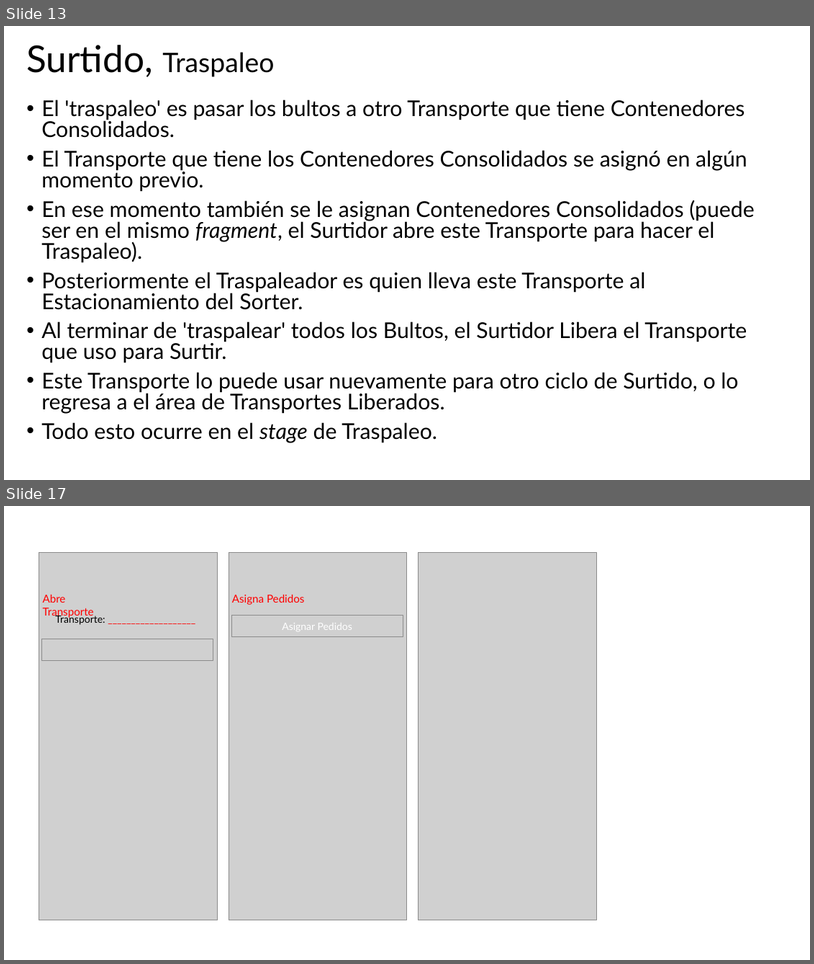
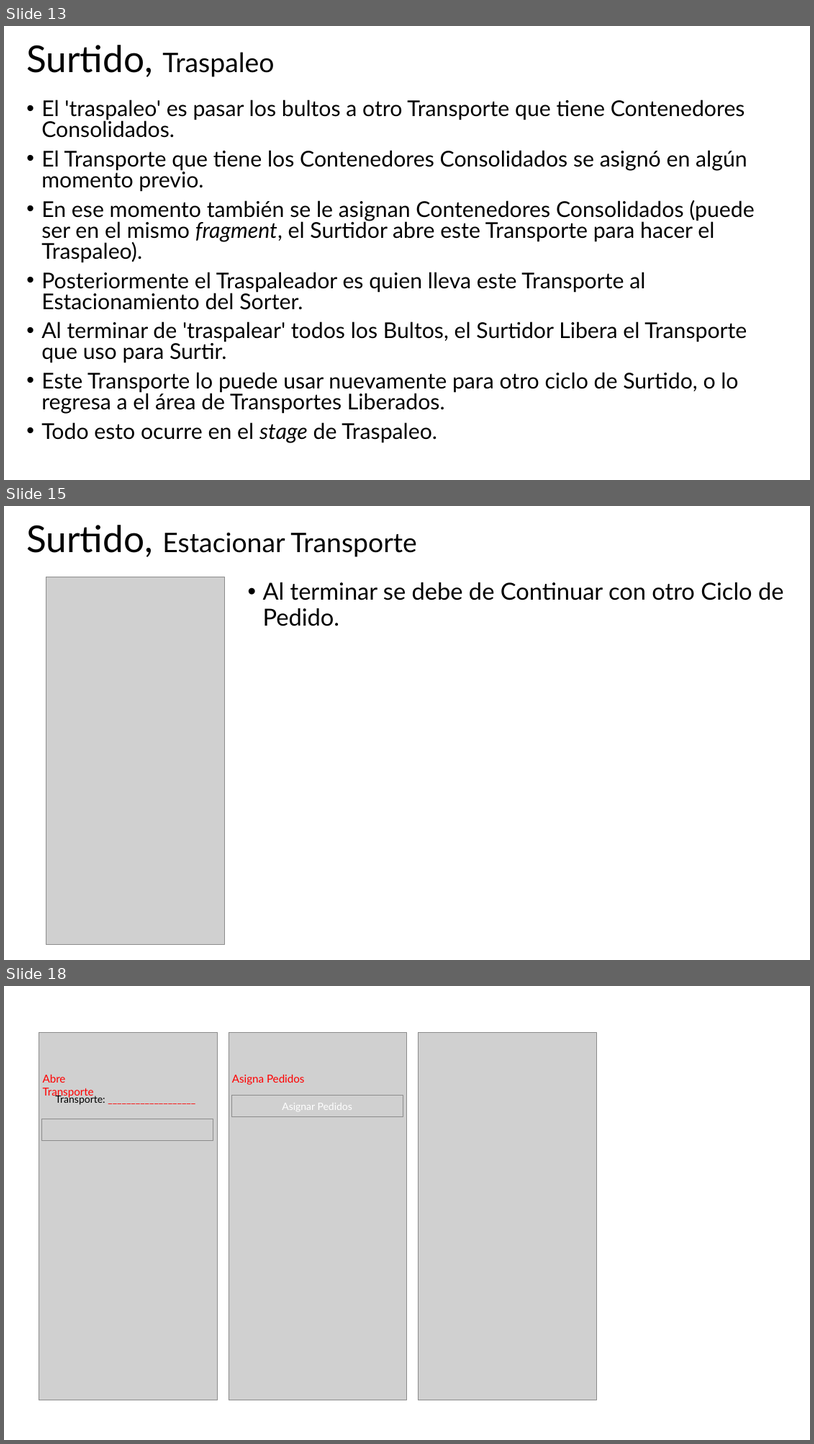
Before and after one commit to JoelBecerraM/FANASA-docs, a slide deck: atCloud - Diseño - Interfaz de Usuario - Surtido.pptx. Shown one above the other, each under a label of ours: slides 13 and 17 before the commit, slides 13, 15 and 18 after it; the slides between them are not shown. The pictures are 814x964 and 814x1444 pixels, drawn with LibreOffice and Linux fonts; fonts in the diff are those of the drawing; grey boxes stand for pictures. Boxes give left, top, right and bottom in pixels: in the first picture for what was removed or moved away, otherwise in the second. Text is boxed around its words. In the diff, an @@ line names an element or a change of style, - is before the commit and + after.

```diff
--- a/atCloud - Diseño - Interfaz de Usuario - Surtido.pptx
+++ b/atCloud - Diseño - Interfaz de Usuario - Surtido.pptx
@@ slide 15 added at (4, 506, 810, 960), background #FFFFFF @@
@@ title added at (26, 525, 417, 557), 32 pt, text #000000 @@
+Surtido, Estacionar Transporte
@@ picture added at (46, 577, 224, 944) @@
@@ text added at (263, 582, 784, 626), 28 pt, text #000000 @@
+• Al terminar se debe de Continuar con otro Ciclo de Pedido.
@@ what was slide 17 is now slide 18 @@
```
Also in this commit, not shown: 4 other files.
